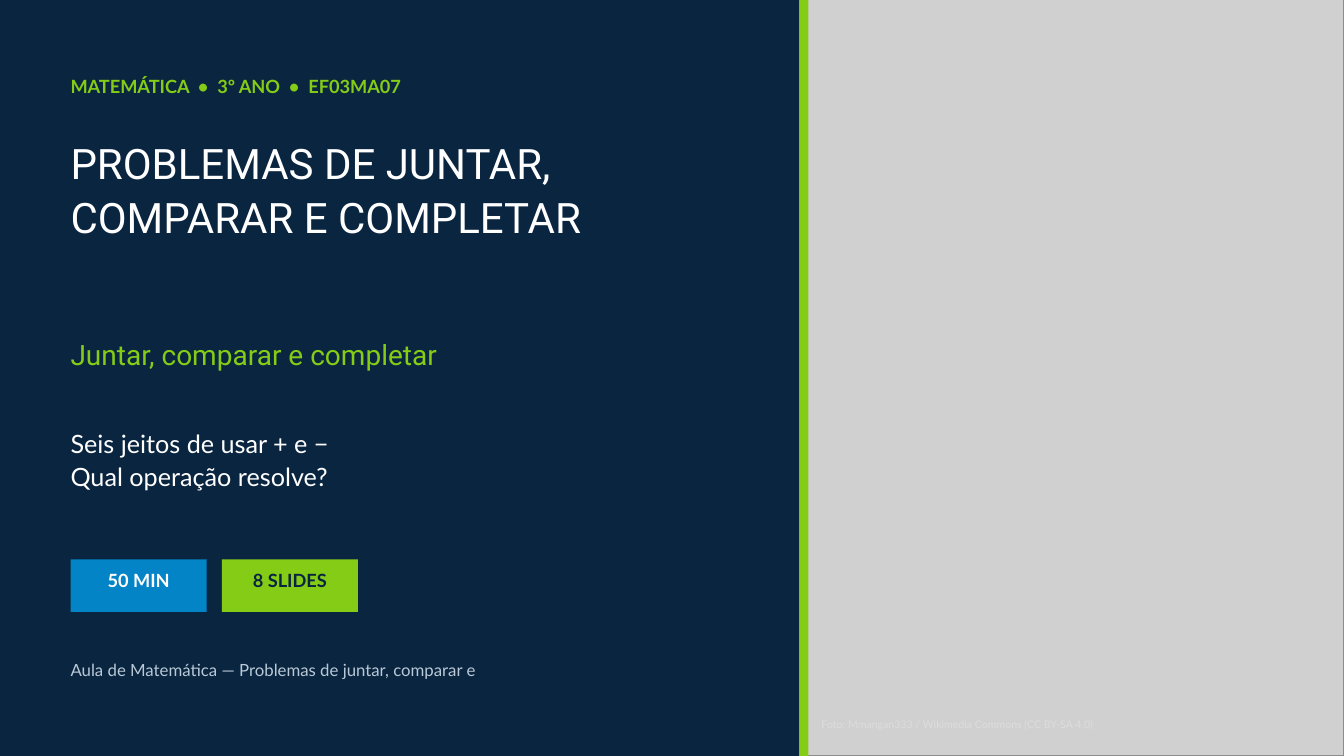
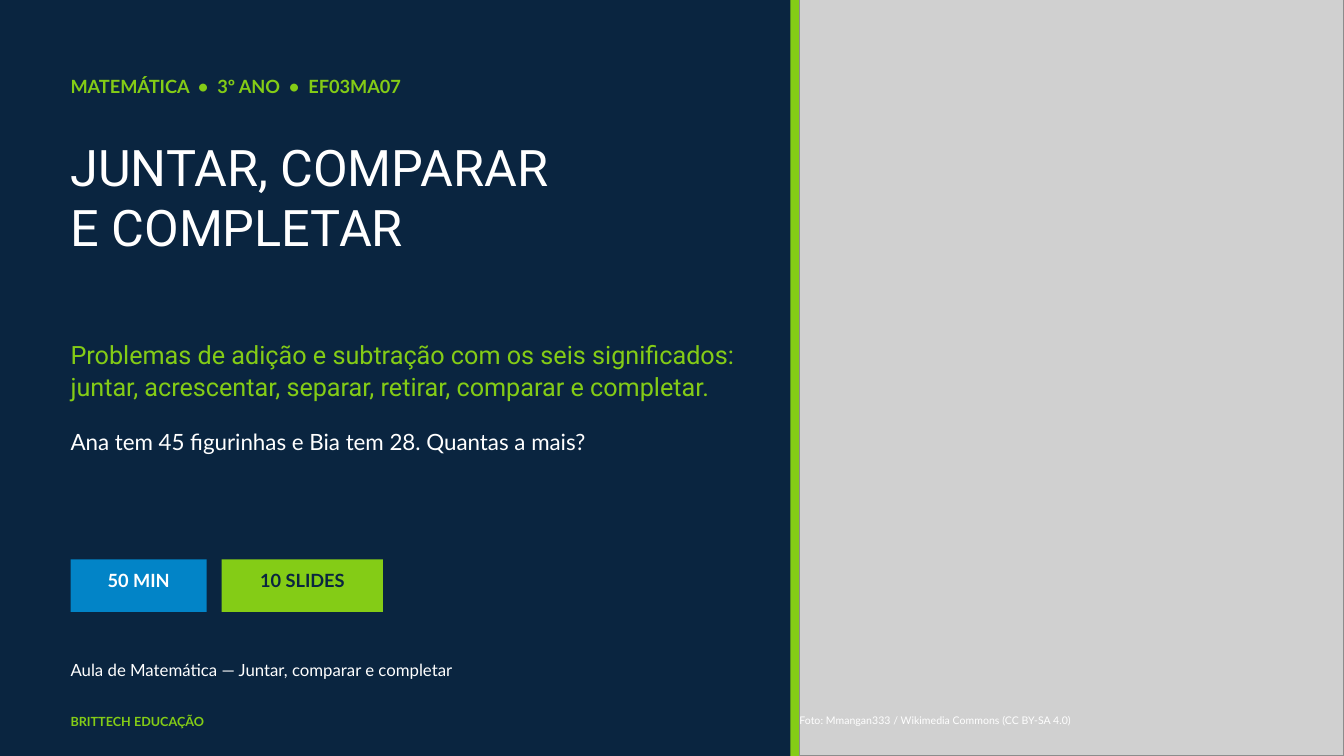
Before and after one commit to thiagollipe-web/brittech-educacao-aulas, a slide deck: slide 1 of fundamental-1/matematica-3ano-problemas-adicao-subtracao.pptx. Drawn at 1344x756 pixels with LibreOffice and Linux fonts; fonts in the diff are those of the drawing; grey boxes stand for pictures. Boxes give left, top, right and bottom in pixels: in the first picture for what was removed or moved away, otherwise in the second. Text is boxed around its words. In the diff, an @@ line names an element or a change of style, - is before the commit and + after.

```diff
--- a/fundamental-1/matematica-3ano-problemas-adicao-subtracao.pptx
+++ b/fundamental-1/matematica-3ano-problemas-adicao-subtracao.pptx
@@ rectangle moved from (x1=800, y1=0, x2=809, y2=756) to (x1=790, y1=0, x2=800, y2=756) @@
@@ text at (x1=71, y1=149, x2=549, y2=247): text changed; size 30 to 36 pt @@
-PROBLEMAS DE JUNTAR,
-COMPARAR E COMPLETAR
+JUNTAR, COMPARAR
+E COMPLETAR
@@ text at (x1=71, y1=345, x2=734, y2=402): text changed; size 20 to 18 pt @@
-Juntar, comparar e completar
+Problemas de adição e subtração com os seis significados: juntar, acrescentar, separar, retirar, comparar e completar.
@@ text at (x1=71, y1=433, x2=585, y2=454): text changed; size 18 to 16 pt @@
-Seis jeitos de usar + e −
-Qual operação resolve?
+Ana tem 45 figurinhas e Bia tem 28. Quantas a mais?
@@ rectangle resized from (x1=222, y1=560, x2=358, y2=612) to (x1=222, y1=560, x2=383, y2=612) @@
@@ text at (x1=260, y1=573, x2=345, y2=587): text changed @@
-8 SLIDES
+10 SLIDES
@@ text at (x1=71, y1=663, x2=452, y2=679): text changed; text colour #B9C9D6 to #FFFFFF @@
-Aula de Matemática — Problemas de juntar, comparar e
+Aula de Matemática — Juntar, comparar e completar
@@ text added at (x1=71, y1=715, x2=204, y2=728), 9 pt, text #84CC16, bold @@
+BRITTECH EDUCAÇÃO
@@ text added at (x1=799, y1=715, x2=1071, y2=727), 7.5 pt, text #FFFFFF @@
+Foto: Mmangan333 / Wikimedia Commons (CC BY-SA 4.0)
```
Also in this commit, not shown: 9 slides added, 7 slides removed, 4 other files.
